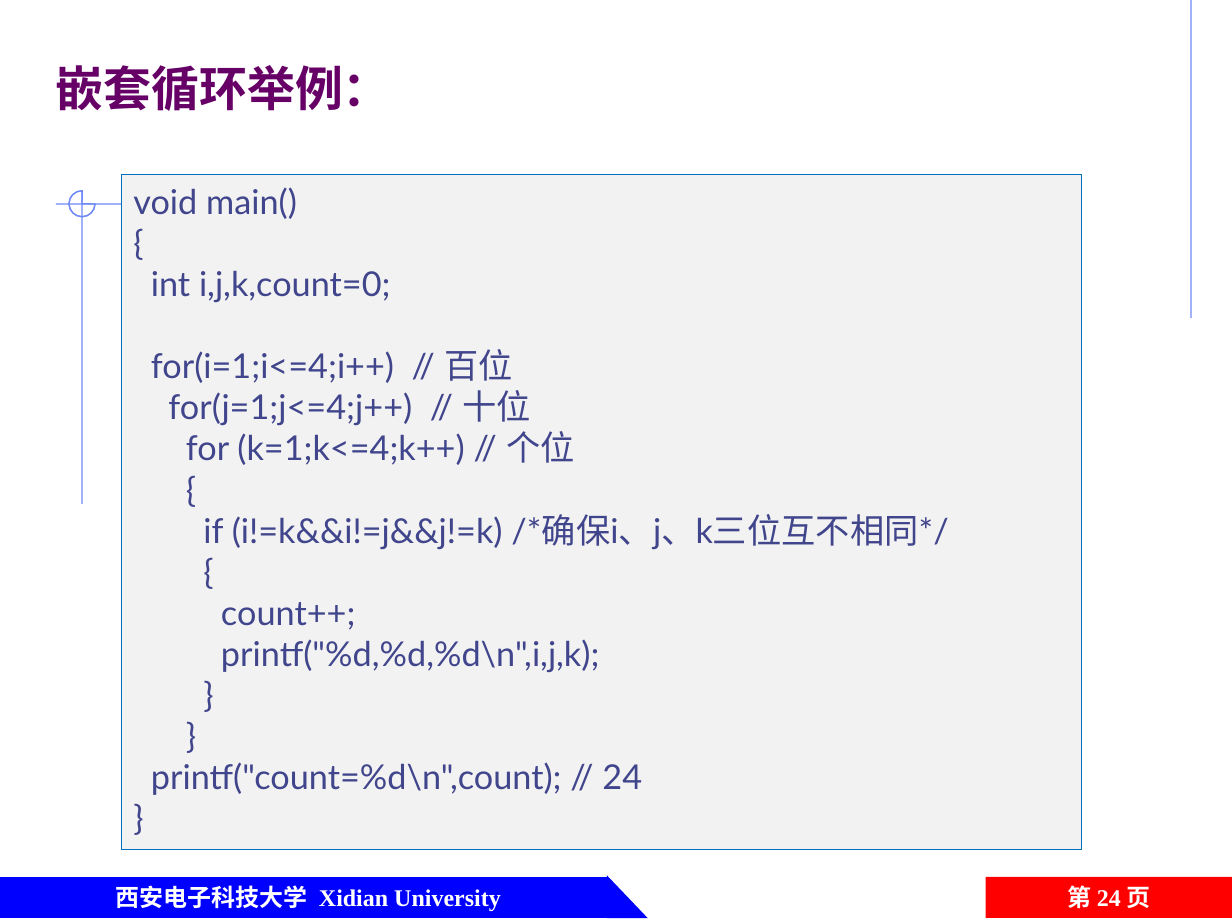
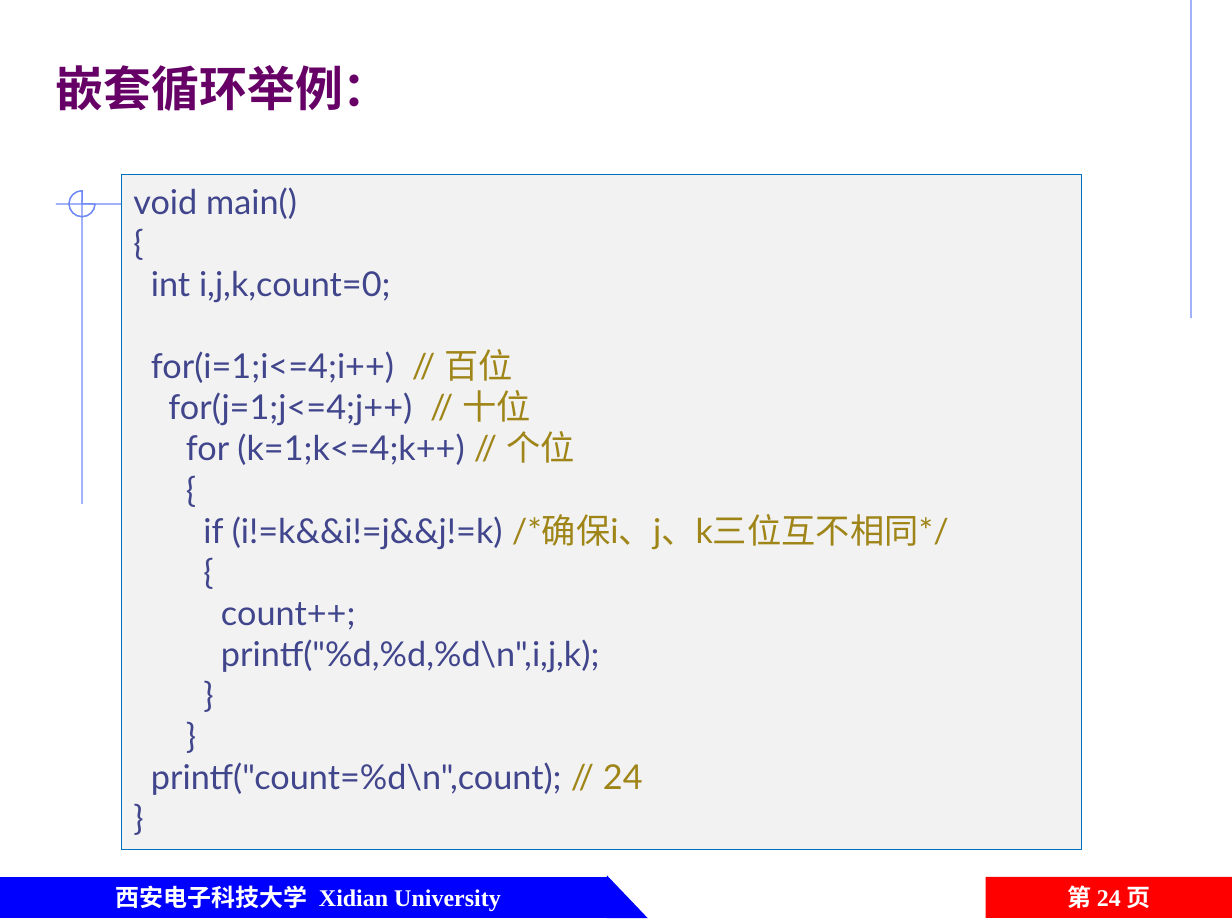
Before and after one commit to jtrfid/C-Repositories, a slide deck: slide 24 of 2016/C语言/课件/第5章 循环结构程序设计.pptx. Drawn at 1232x924 pixels with LibreOffice and Linux fonts; fonts in the diff are those of the drawing; background and template pictures are left out. Boxes give left, top, right and bottom in pixels: in the first picture for what was removed or moved away, otherwise in the second. Text is boxed around its words. In the diff, an @@ line names an element or a change of style, - is before the commit and + after.

```diff
--- a/2016/C语言/课件/第5章 循环结构程序设计.pptx
+++ b/2016/C语言/课件/第5章 循环结构程序设计.pptx
@@ text in rectangle at [151,349,949,795]: text colour #40458C to #9F8518 in "// 百位", "// 十位", "// 个位", "/*确保i、j、k三位互不相同*/" and 1 more places @@
```
Also in this commit, not shown: 8 other slides changed.
